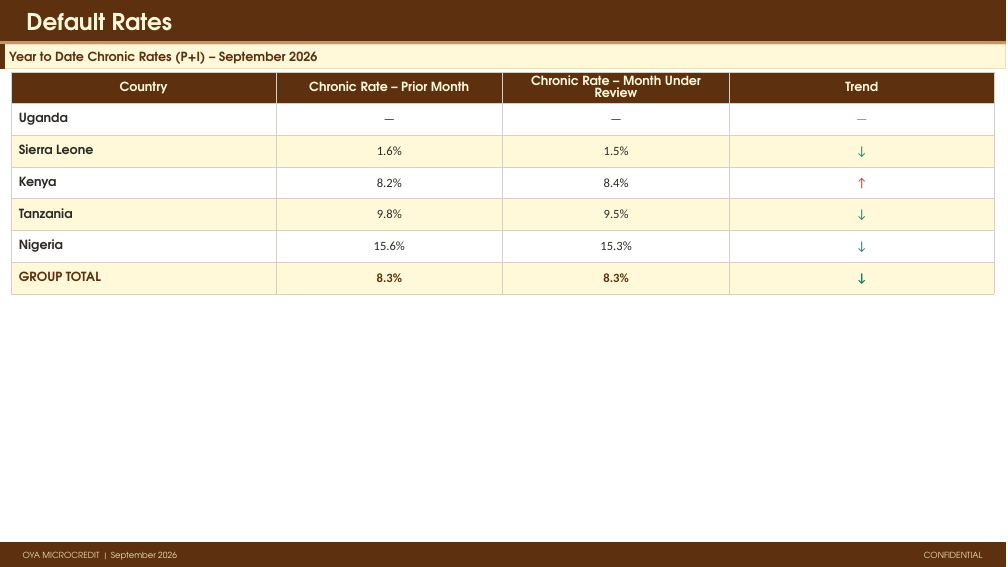
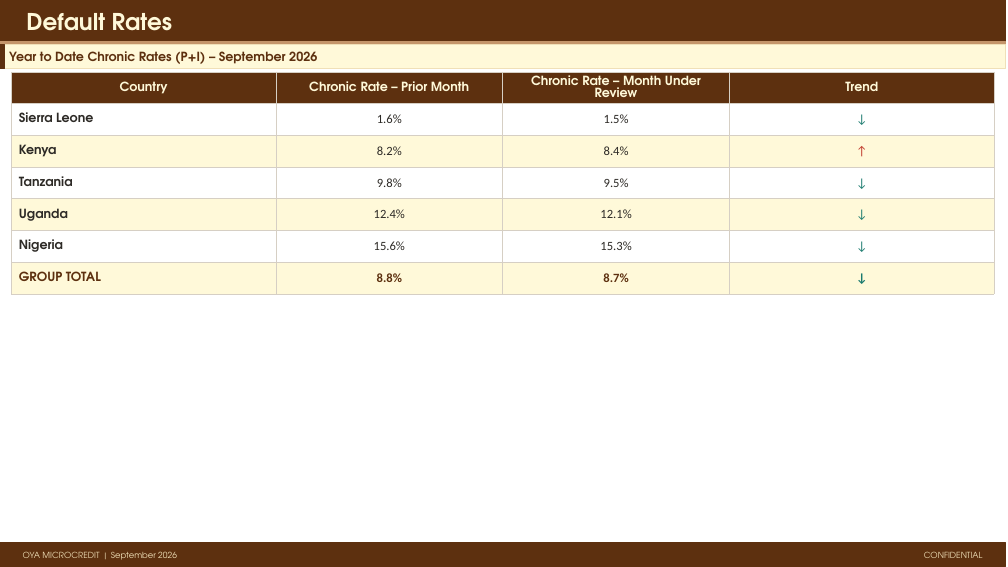
Before and after one commit to ikyei/oya-monthly, a slide deck: slide 8 of reports/2026-09.pptx. Drawn at 1008x567 pixels with LibreOffice and Linux fonts; fonts in the diff are those of the drawing. Boxes give left, top, right and bottom in pixels: in the first picture for what was removed or moved away, otherwise in the second. Text is boxed around its words. In the diff, an @@ line names an element or a change of style, - is before the commit and + after.

```diff
--- a/reports/2026-09.pptx
+++ b/reports/2026-09.pptx
@@ table at (11,72,994,286) @@
-row 2: Uganda | — | — | —
+row 5: Uganda | 12.4% | 12.1% | ↓
-row 7, column 2: 8.3%
+row 7, column 2: 8.8%
-row 7, column 3: 8.3%
+row 7, column 3: 8.7%
```
Also in this commit, not shown: 11 other slides changed, 4 other files.
